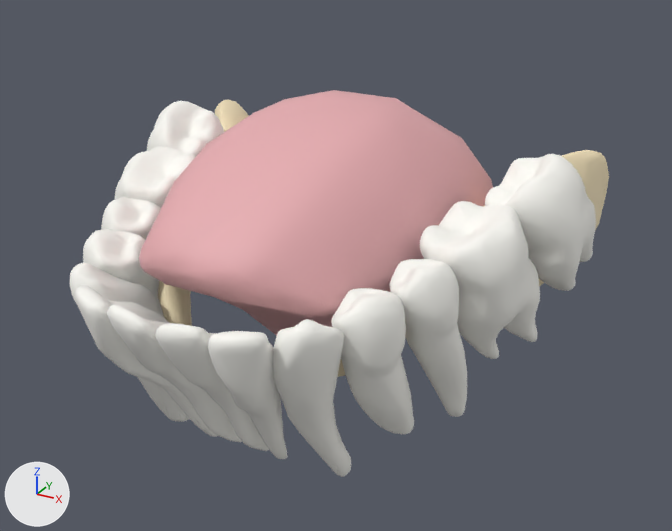
Two versions of the glTF model assets/med3d/digestive_head/ogiz.glb, one commit apart.
One viewpoint serves both versions: a camera (50 mm lens) standing at (0.0561, -0.0944, 0.0396) and looking at (0.0047, -0.001, -0.0071). Lighting does not change. The marker at lower left points along +X, +Y and +Z. The first picture is the older version.

In view in the first picture: 'ogiz'.
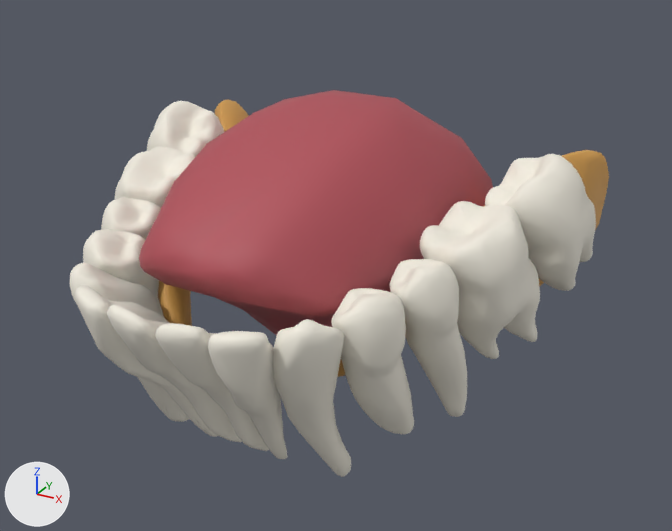
Pixel boxes [x1, y1, x2, y2] of what changed, in the pictures (672 x 531 px):
'ogiz', recoloured: [70, 90, 609, 477] in both

What changed in the scene script:
```text
Change mat_ogiz_0:
    mat_ogiz_0.base_color: (0.8, 0.42, 0.44) -> (0.434, 0.0782, 0.0976)  # pink #e7adb1 -> red #b04f58
Change mat_ogiz_1:
    mat_ogiz_1.base_color: (0.93, 0.79, 0.52) -> (0.644, 0.333, 0.0762)  # beige #f7e6bf -> orange #d29c4e
Change mat_ogiz_2:
    mat_ogiz_2.base_color: (0.97, 0.96, 0.91) -> (0.88, 0.839, 0.738)  # white #fcfaf5 -> white #f1ecdf
```
